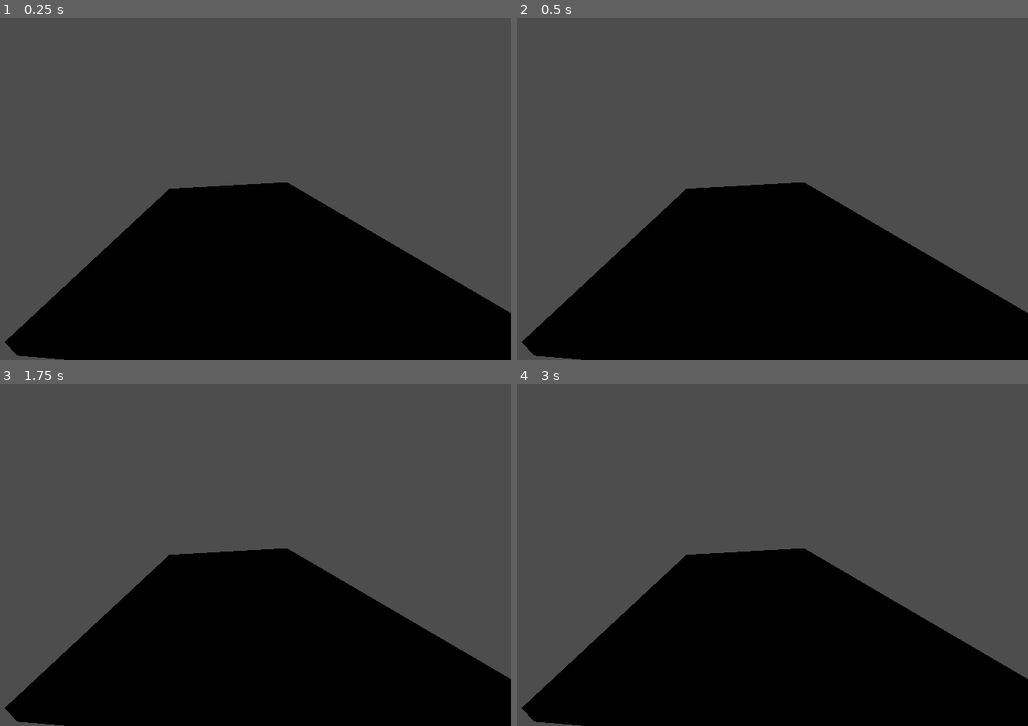
Above: before the commit, frames 1-4 (two rows, left to right).
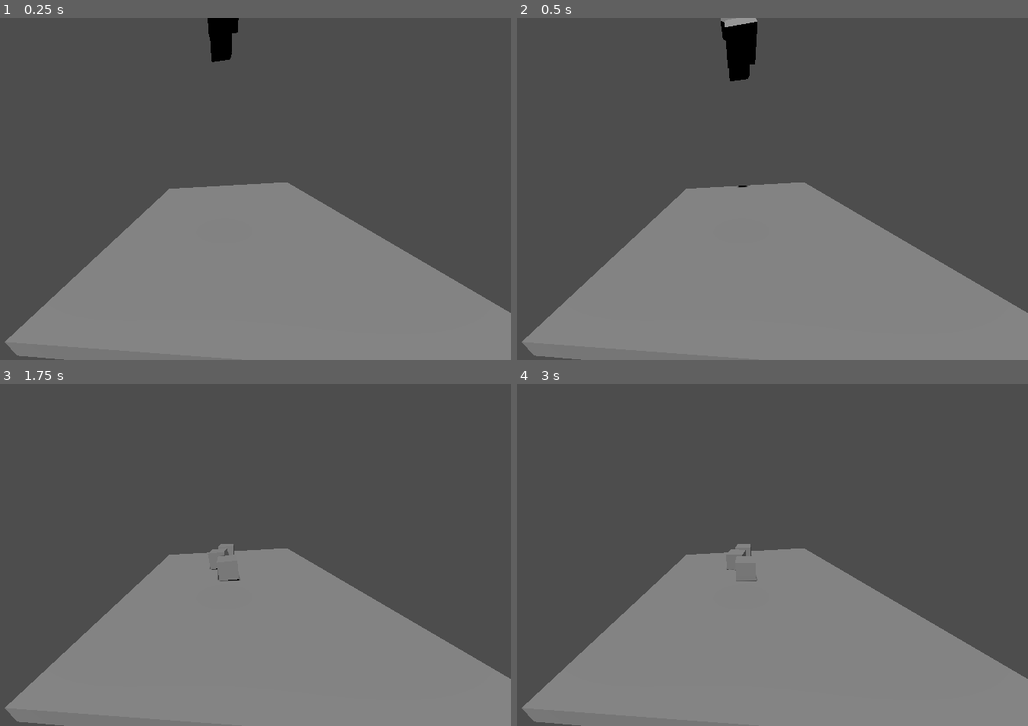
Above: after the commit, the same moments.

Repository: Jones-S/godot-try-outs
Game: Godot game, scene res://level_1.tscn
Same seed, same stepped clock (60 frames per second), same inputs: the game is played once before the commit and once after it. The project has no main scene, so this scene is started directly.
Inputs:
- Up to frame 1 (0.25 s): no input
- Up to frame 2 (0.5 s): no input
- Up to frame 3 (1.75 s): no input
- Up to frame 4 (3 s): tap Enter at 2.75 s

The runs differ from the first frame. In frame 1, 36% of the frame differs, in the area x 0-100%, y 0-100%; in frame 2, 36%; in frame 3, 35%; in frame 4, 35%.

Commit message:
feat: add block and let them fall on top of each other

Diff:
--- /dev/null
+++ b/block.tscn
@@ -0,0 +1,13 @@
+[gd_scene load_steps=3 format=3 uid="uid://dkggosxuwu1nw"]
+
+[sub_resource type="BoxMesh" id="BoxMesh_8xifx"]
+
+[sub_resource type="BoxShape3D" id="BoxShape3D_0a6x3"]
+
+[node name="block" type="RigidBody3D"]
+
+[node name="MeshInstance3D" type="MeshInstance3D" parent="."]
+mesh = SubResource("BoxMesh_8xifx")
+
+[node name="CollisionShape3D" type="CollisionShape3D" parent="."]
+shape = SubResource("BoxShape3D_0a6x3")
--- a/level_1.tscn
+++ b/level_1.tscn
@@ -1,4 +1,6 @@
-[gd_scene load_steps=3 format=3 uid="uid://bn2j6r1qp6aap"]
+[gd_scene load_steps=4 format=3 uid="uid://bn2j6r1qp6aap"]
+
+[ext_resource type="PackedScene" uid="uid://dkggosxuwu1nw" path="res://block.tscn" id="1_cpq6m"]
 
 [sub_resource type="BoxMesh" id="BoxMesh_1r3y6"]
 size = Vector3(10, 0.5, 10)
@@ -22,3 +24,16 @@
 
 [node name="CollisionShape3D" type="CollisionShape3D" parent="floor"]
 shape = SubResource("BoxShape3D_fpqid")
+
+[node name="DirectionalLight3D" type="DirectionalLight3D" parent="."]
+transform = Transform3D(1, 0, 0, 0, 0.620423, 0.784268, 0, -0.784268, 0.620423, 0, 6.55524, 0)
+shadow_enabled = true
+
+[node name="block1" parent="." instance=ExtResource("1_cpq6m")]
+transform = Transform3D(1, 0, 0, 0, 0.646177, 0.763187, 0, -0.763187, 0.646177, 0, 8.05908, 0)
+
+[node name="block2" parent="." instance=ExtResource("1_cpq6m")]
+transform = Transform3D(-0.00143115, 0.497882, -0.867244, 0, 0.867245, 0.497882, 0.999999, 0.000712545, -0.00124116, 0, 9.2865, -1.05173)
+
+[node name="block3" parent="." instance=ExtResource("1_cpq6m")]
+transform = Transform3D(1, 0, 0, 0, 0.191666, 0.98146, 0, -0.98146, 0.191666, 0, 8.39594, -2.37703)
